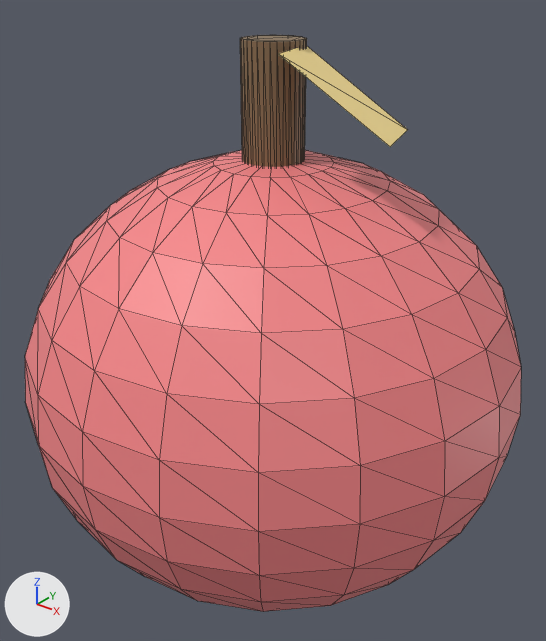
The glTF model public/assets/glb/pickup.apple.v2.glb as it was, and as the next commit left it.
Both versions are drawn from a 50 mm lens placed at (0.452, -0.565, 0.669), pointed at (-0.001, 0.001, 0.318). The axes (+X, +Y, +Z) are drawn at lower left. The lights are the same throughout. The older version comes first. Mesh edges are drawn as thin lines. Vertices at exactly the same position are counted once.

Objects in the first picture: 'pickup.apple.v2_body', 'pickup.apple.v2_leaf', 'pickup.apple.v2_stem'.
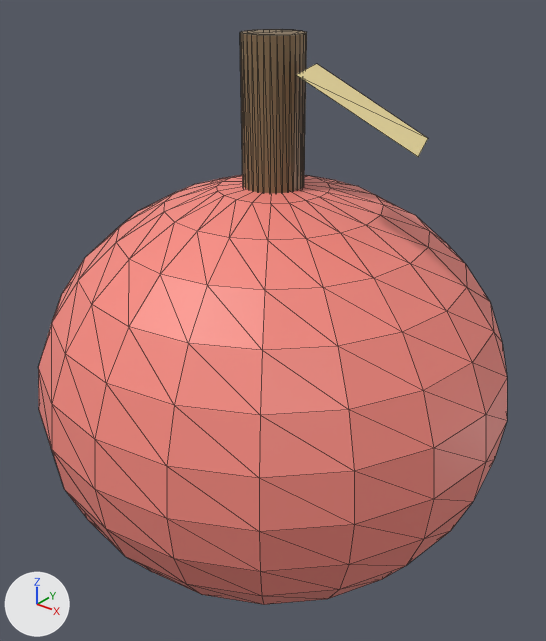
The change, as a list of edits to the scene's bpy script:
```text
Change mat_pickup_apple_v2_leaf_mat:
    mat_pickup_apple_v2_leaf_mat.base_color: (0.97, 0.76, 0.3) -> (0.94, 0.78, 0.36)  # yellow #fce295 -> beige #f8e5a2
Change me_sphere:
    used by ob_pickup_apple_v2_body; location = (0.0, 0.0, 0.26)
    remove me_sphere.from_pydata(...)  # 262 vertices, 520 faces; spans x -0.26..0.26, y -0.26..0.26, z -0.234..0.234
    add me_sphere.from_pydata(...)  # 262 vertices, 520 faces; spans x -0.249..0.249, y -0.249..0.249, z -0.219..0.219
    me_sphere part 1: 262 vertices removed from x -0.26..0.26, y -0.26..0.26, z -0.234..0.234; 262 vertices added at x -0.249..0.249, y -0.249..0.249, z -0.219..0.219, forming a UV sphere (20 segments, 14 rings, poles along z)
Add me_plane_1:
    me_plane_1.from_pydata([(-0.0347, -0.0528, 0.03), (0.0617, -0.0139, -0.03), (-0.0617, 0.0139, 0.03), (0.0347, 0.0528, -0.03)], [], [(0, 1, 3), (0, 3, 2)])
    me_plane_1.materials.append(mat_pickup_apple_v2_leaf_mat)  # beige #f8e5a2
Change ob_pickup_apple_v2_body:
    ob_pickup_apple_v2_body.location: (0.0, 0.0, 0.26) -> (0.0, 0.0, 0.25)
Remove ob_pickup_apple_v2_leaf:
    ob_pickup_apple_v2_leaf = bpy.data.objects.new('pickup.apple.v2_leaf', me_plane)
    ob_pickup_apple_v2_leaf.location = (0.08, 0.0, 0.56)
Add ob_plane:
    ob_plane = bpy.data.objects.new('Plane', me_plane_1)
    ob_plane.location = (0.1, 0.0, 0.55)
```

Changed parts and their boxes [x1, y1, x2, y2] in the pictures (546 x 641 px):
'pickup.apple.v2_body', reshaped, moved (7% shorter)
    before: [25, 150, 521, 612]
    after: [38, 175, 507, 605]
'pickup.apple.v2_leaf', deleted (yellow)
    before: [279, 46, 407, 147]
'Plane', added (beige)
    after: [296, 64, 428, 157]
